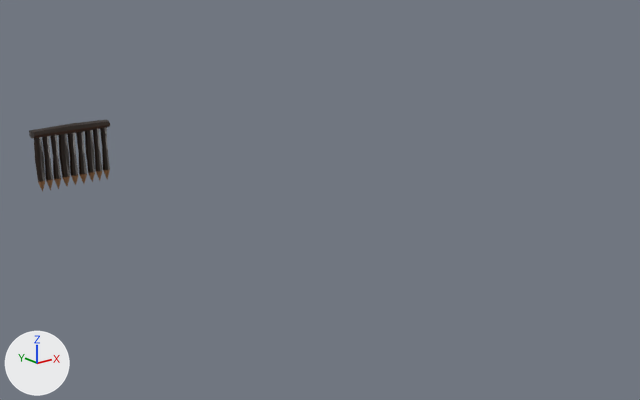
What one commit did to the Blender file Assets/3D/Models/Gate.blend.
Before and after are seen from a camera (50 mm lens) standing at (-99.1, -83.3, 53.3) and looking at (-4.5, 35.0, 6.0). The axes (+X, +Y, +Z) are drawn at lower left. The lights are the same throughout.

In view in the first picture: 'Gate', 'Upper'.
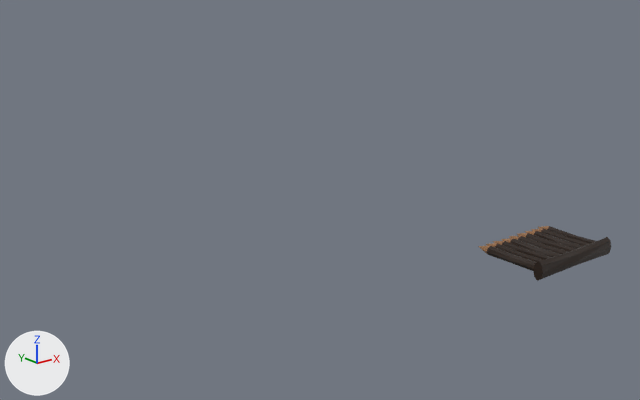
The edits, one by one:
me_cylinder_030 is used by ob_gate; location (-26.9, 89.5, 6.0); rotation (-3.142, 0.0, 0.0), in degrees (-180, 0, 0).
Verts and faces of me_cylinder_030; kept vertices keep their numbers, new ones are numbered from 298.
Before the commit, vertices of me_cylinder_030: 99 (9.5, -0.4, -1.3).
me_cylinder_030 had 298 vertices, 297 faces and spanned x -8.2..9.5, y -0.8..0.8, z -6.1..5.8.
me_cylinder_030 now has 324 vertices, 315 faces and spans x -8.7..9.5, y -1.4..1.5, z -5.8..7.6.
me_cylinder_030 part 1: the loose piece of 33 vertices spanning x 0.9..2.7, y -0.8..0.8, z -5.9..5.8 is turned -180 degrees about the x axis through the mesh origin.
me_cylinder_030 part 2: the loose piece of 33 vertices spanning x -0.9..0.8, y -0.8..0.8, z -6.0..5.7 is turned -180 degrees about the x axis through the mesh origin.
me_cylinder_030 part 3: the loose piece of 33 vertices spanning x -3.0..-0.9, y -0.8..0.8, z -6.0..5.7 is turned -180 degrees about the x axis through the mesh origin.
me_cylinder_030 part 4: the loose piece of 33 vertices spanning x -4.6..-3.0, y -0.8..0.8, z -5.9..5.8 is turned -180 degrees about the x axis through the mesh origin.
me_cylinder_030 part 5: the loose piece of 33 vertices spanning x -6.3..-4.8, y -0.8..0.8, z -6.0..5.7 is turned -180 degrees about the x axis through the mesh origin.
me_cylinder_030 part 6: the loose piece of 33 vertices spanning x -8.2..-6.3, y -0.8..0.8, z -6.0..5.7 is turned -180 degrees about the x axis through the mesh origin.
me_cylinder_030 part 7: the loose piece of 33 vertices spanning x 6.3..8.0, y -0.8..0.8, z -6.1..5.8 is turned -180 degrees about the x axis through the mesh origin.
me_cylinder_030 part 8: the loose piece of 33 vertices spanning x 4.6..6.2, y -0.8..0.8, z -6.0..5.7 is turned -180 degrees about the x axis through the mesh origin.
me_cylinder_030 part 9: the loose piece of 33 vertices spanning x 2.8..4.7, y -0.8..0.8, z -6.0..5.7 is turned -180 degrees about the x axis through the mesh origin.
me_cylinder_030 part 10: a new loose piece of 24 vertices spanning x -8.4..8.1, y -1.4..1.5, z 5.5..7.6, in mat_skin (picture img_imphenziapalette01_png_002).
Part 11, on me_cylinder_030:
Vertices deleted: 99 (with the faces that use them).
Part 12, on me_cylinder_030:
New vertex 298 is at (9.5, 0.4, 1.3).
Part 13, on me_cylinder_030:
New vertex 299 is at (8.1, 0.1, 5.5).
Part 14, on me_cylinder_030:
New vertex 300 is at (-8.7, 0.1, 5.5), pixel (530, 269).
Object 'Upper' (ob_upper) is deleted.
Object 'Gate' (ob_gate) moves from (-26.9, 89.5, 6.0) to (6.8, -4.3, 6.0).
Object 'Gate' (ob_gate) turns from (-180, 0, 0) to (90, 0, 0) degrees about x, y and z.

What differs and where, as boxes [x1, y1, x2, y2] in the pictures (640 x 400 px; the box of a moved part takes in the faces that stretch with it):
'Gate', reshaped, moved, turned: before [34, 127, 110, 192]; after [478, 226, 611, 281]
'Upper', deleted: before [29, 119, 110, 138]
part 1 of me_cylinder_030, moved or reshaped: before [76, 131, 87, 183]; after [517, 233, 576, 252]
part 2 of me_cylinder_030, moved or reshaped: before [67, 133, 78, 185]; after [509, 236, 568, 254]
part 3 of me_cylinder_030, moved or reshaped: before [59, 134, 70, 186]; after [501, 238, 560, 257]
part 4 of me_cylinder_030, moved or reshaped: before [50, 135, 61, 189]; after [493, 241, 551, 260]
part 5 of me_cylinder_030, moved or reshaped: before [42, 136, 53, 190]; after [486, 243, 543, 262]
part 6 of me_cylinder_030, moved or reshaped: before [34, 137, 45, 192]; after [478, 246, 537, 271]
part 7 of me_cylinder_030, moved or reshaped: before [100, 127, 110, 179]; after [538, 226, 596, 244]
part 8 of me_cylinder_030, moved or reshaped: before [93, 129, 102, 180]; after [531, 228, 590, 246]
part 9 of me_cylinder_030, moved or reshaped: before [85, 130, 95, 182]; after [524, 231, 583, 249]
part 10 of me_cylinder_030, added (black): after [533, 237, 611, 281]
